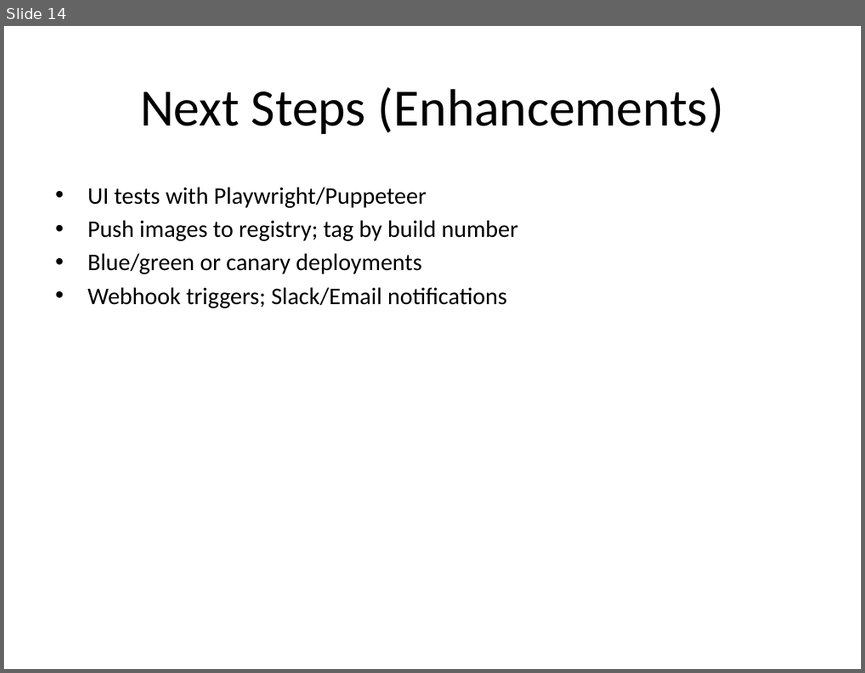
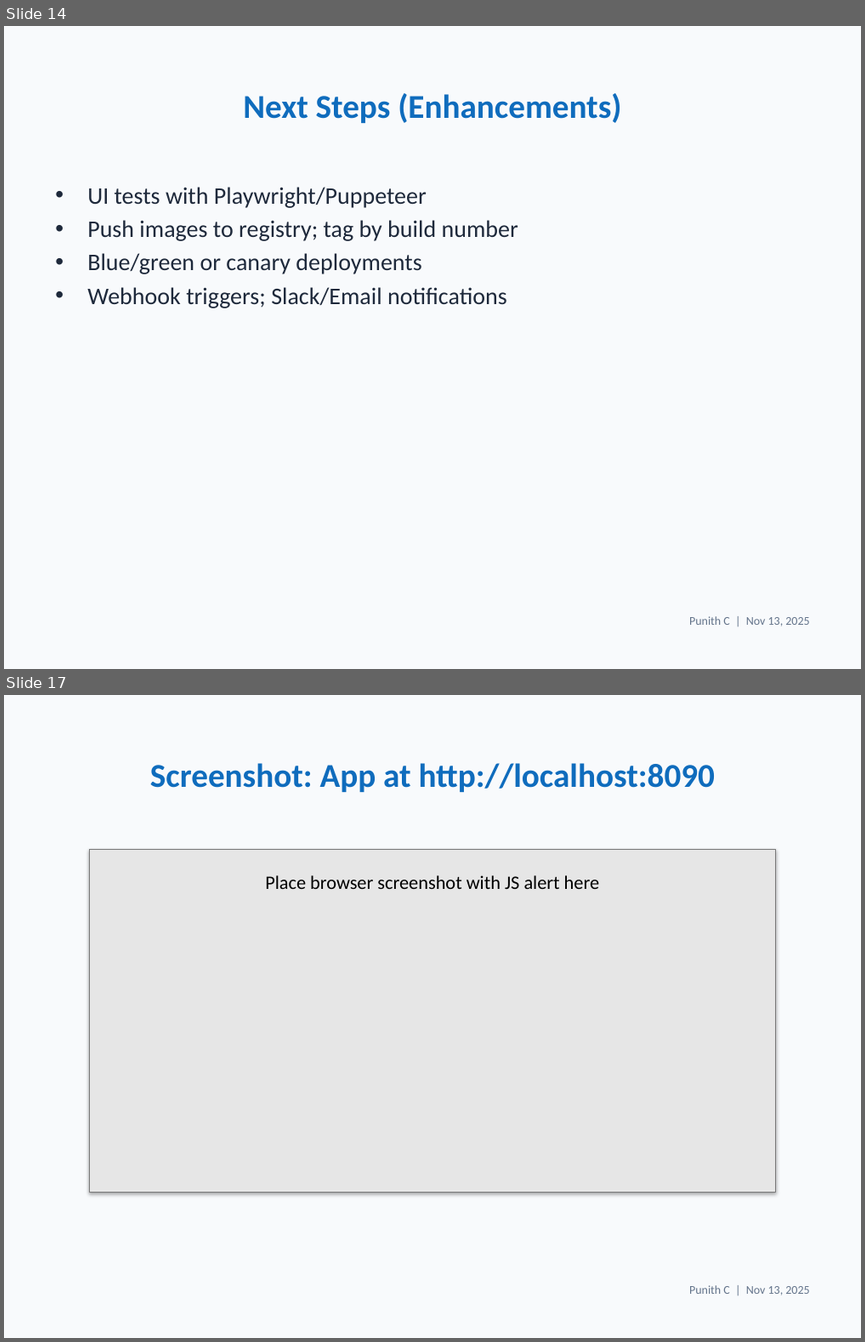
Before and after one commit to Punith968/simple-webapp-jenkins-ci-cd, a slide deck: simple-webapp-jenkins-ci-cd/project_presentation.pptx. Shown one above the other, each under a label of ours: slide 14 before the commit, slides 14 and 17 after it; the slides between them are not shown. The pictures are 865x673 and 865x1342 pixels, drawn with LibreOffice and Linux fonts; fonts in the diff are those of the drawing. Boxes give left, top, right and bottom in pixels: in the first picture for what was removed or moved away, otherwise in the second. Text is boxed around its words. In the diff, an @@ line names an element or a change of style, - is before the commit and + after.

Commit message:
Enhance PPT: theme, footer, and optional screenshots embedding

```diff
--- a/simple-webapp-jenkins-ci-cd/project_presentation.pptx
+++ b/simple-webapp-jenkins-ci-cd/project_presentation.pptx
@@ slide 17 added at [4,695,861,1338], background #F8FAFC @@
@@ title added at [150,763,715,792], 28 pt, text #0F6CBD, bold @@
+Screenshot: App at http://localhost:8090
@@ rectangle added at [90,849,775,1192], fill #E6E6E6, outline #787878 0.75 pt @@
@@ text added at [265,875,599,889], 16 pt, text #000000 @@
+Place browser screenshot with JS alert here
@@ text added at [689,1285,809,1295], 10 pt, text #64748B @@
+Punith C | Nov 13, 2025
@@ slide 14 changed as well @@
@@ background #FFFFFF to #F8FAFC @@
@@ title "Next Steps (Enhancements)" at [243,93,621,123]: size 44 to 28 pt, text colour #000000 to #0F6CBD, bold on @@
@@ text "UI tests with Playwright/Puppeteer" at [87,187,518,308]: text colour #000000 to #1E293B @@
@@ text added at [689,616,809,626], 10 pt, text #64748B @@
+Punith C | Nov 13, 2025
```
Also in this commit, not shown: 14 other slides changed, 2 other slides added, 1 slide removed, 1 other file.
